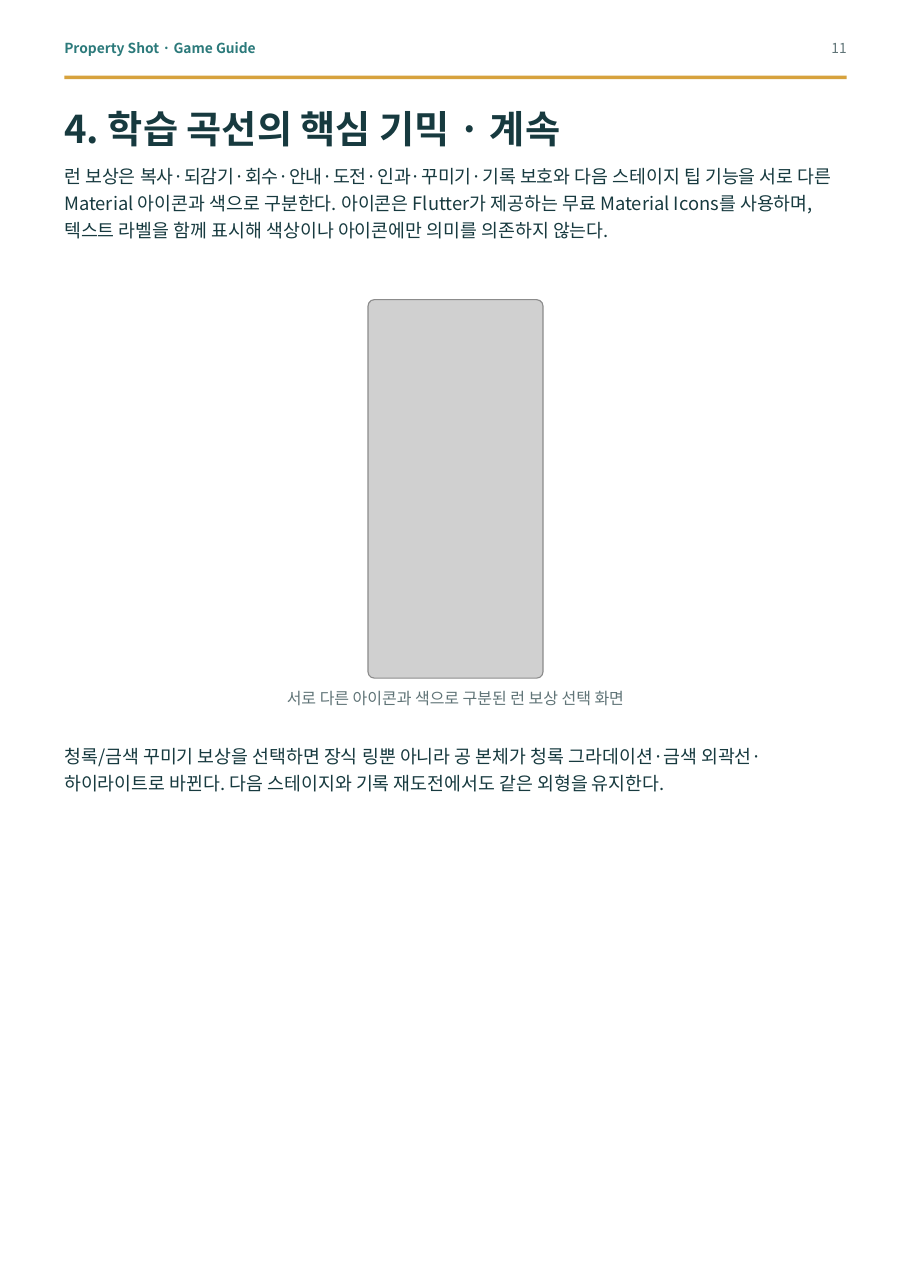
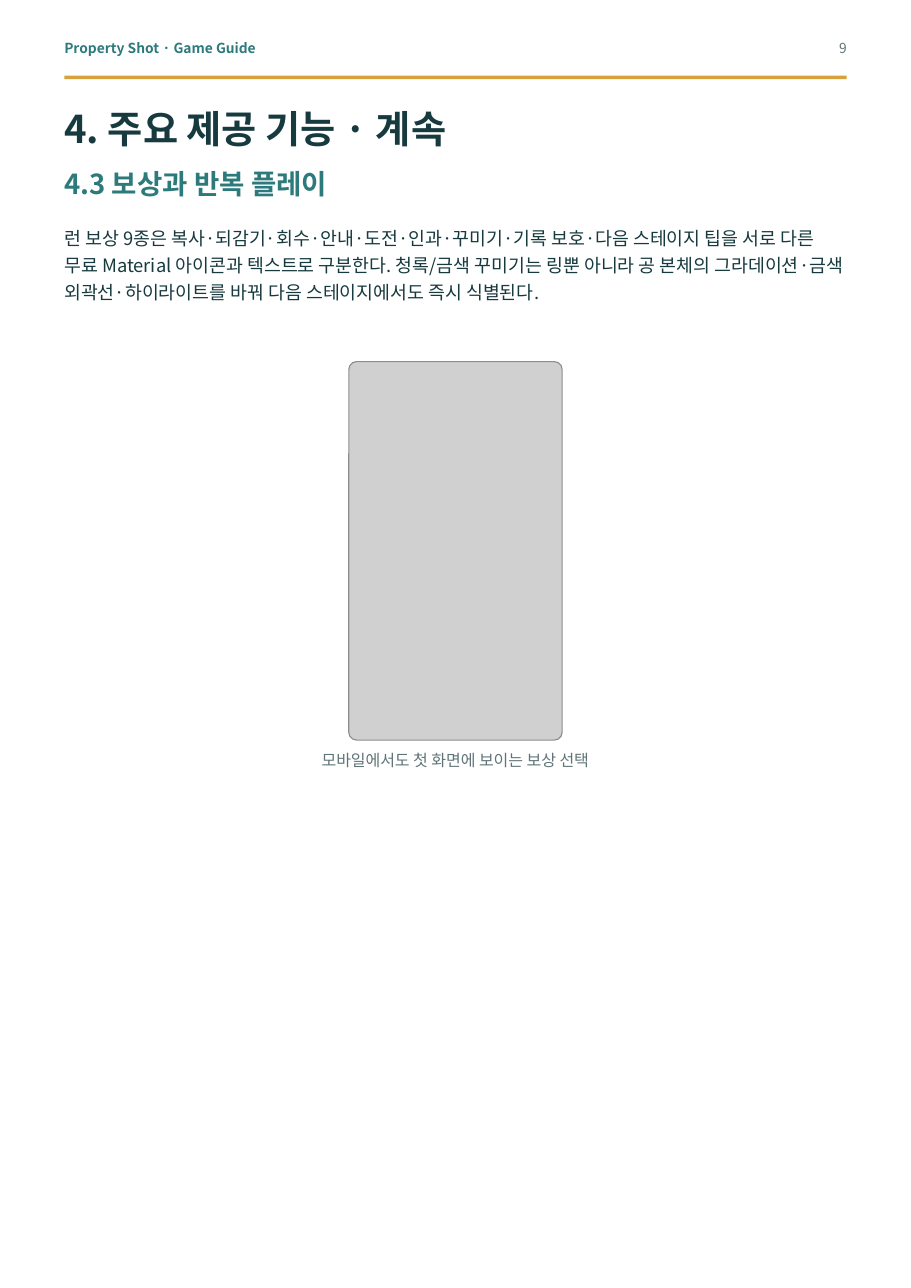
Before and after one commit to good5229/Property_shot, a slide deck: slide 9 of report/dist/property_shot_game_guide.pptx (slide 11 before the commit). Drawn at 911x1288 pixels with LibreOffice and Linux fonts; fonts in the diff are those of the drawing; grey boxes stand for pictures. Boxes give left, top, right and bottom in pixels: in the first picture for what was removed or moved away, otherwise in the second. Text is boxed around its words. In the diff, an @@ line names an element or a change of style, - is before the commit and + after.

```diff
--- a/report/dist/property_shot_game_guide.pptx
+++ b/report/dist/property_shot_game_guide.pptx
@@ text at (839, 43, 847, 53): text changed @@
-11
+9
@@ text at (64, 111, 446, 147): text changed @@
-4. 학습 곡선의 핵심 기믹 · 계속
+4. 주요 제공 기능 · 계속
@@ text at (64, 171, 327, 197): text changed; size 12 to 18 pt; text colour #173A3F to #2C7A7B; bold on @@
-런 보상은 복사·되감기·회수·안내·도전·인과·꾸미기·기록 보호와 다음 스테이지 팁 기능을 서로 다른 Material 아이콘과 색으로 구분한다. 아이콘은 Flutter가 제공하는 무료 Material Icons를 사용하며, 텍스트 라벨을 함께 표시해 색상이나 아이콘에만 의미를 의존하지 않는다.
+4.3 보상과 반복 플레이
@@ text added at (64, 230, 843, 301), 12 pt, text #173A3F @@
+런 보상 9종은 복사·되감기·회수·안내·도전·인과·꾸미기·기록 보호·다음 스테이지 팁을 서로 다른 무료 Material 아이콘과 텍스트로 구분한다. 청록/금색 꾸미기는 링뿐 아니라 공 본체의 그라데이션·금색 외곽선·하이라이트를 바꿔 다음 스테이지에서도 즉시 식별된다.
@@ picture: place and size @@
-picture at (368, 300, 543, 679)
+picture at (349, 361, 563, 740)
@@ text removed at (287, 690, 624, 705) @@
-서로 다른 아이콘과 색으로 구분된 런 보상 선택 화면
@@ text at (322, 752, 589, 768): text changed; size 12 to 10.5 pt; text colour #173A3F to #607477 @@
-청록/금색 꾸미기 보상을 선택하면 장식 링뿐 아니라 공 본체가 청록 그라데이션·금색 외곽선·하이라이트로 바뀐다. 다음 스테이지와 기록 재도전에서도 같은 외형을 유지한다.
+모바일에서도 첫 화면에 보이는 보상 선택
```
Also in this commit, not shown: 6 other slides changed, 8 slides added, 10 slides removed, 13 other files.
